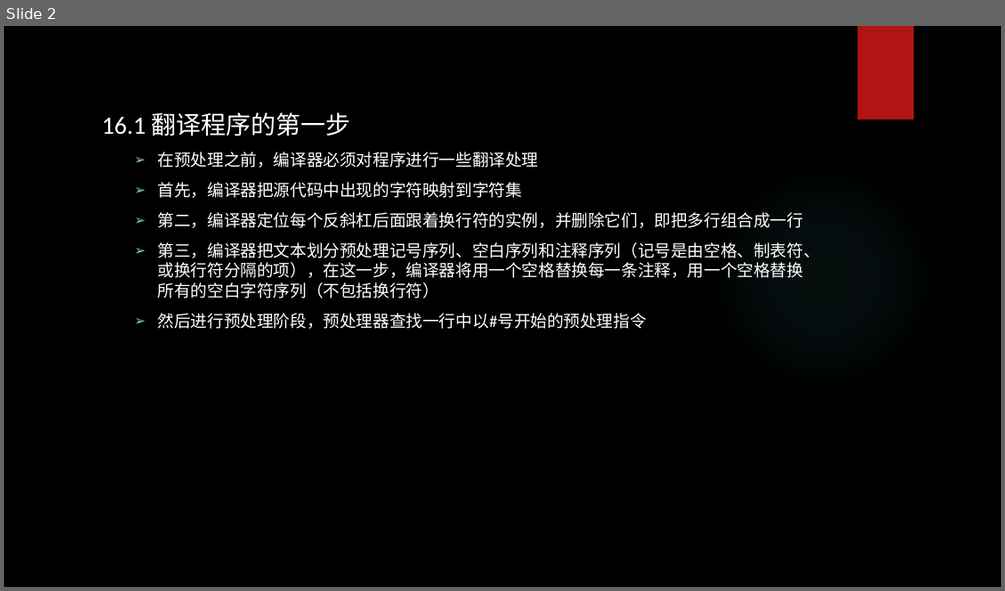
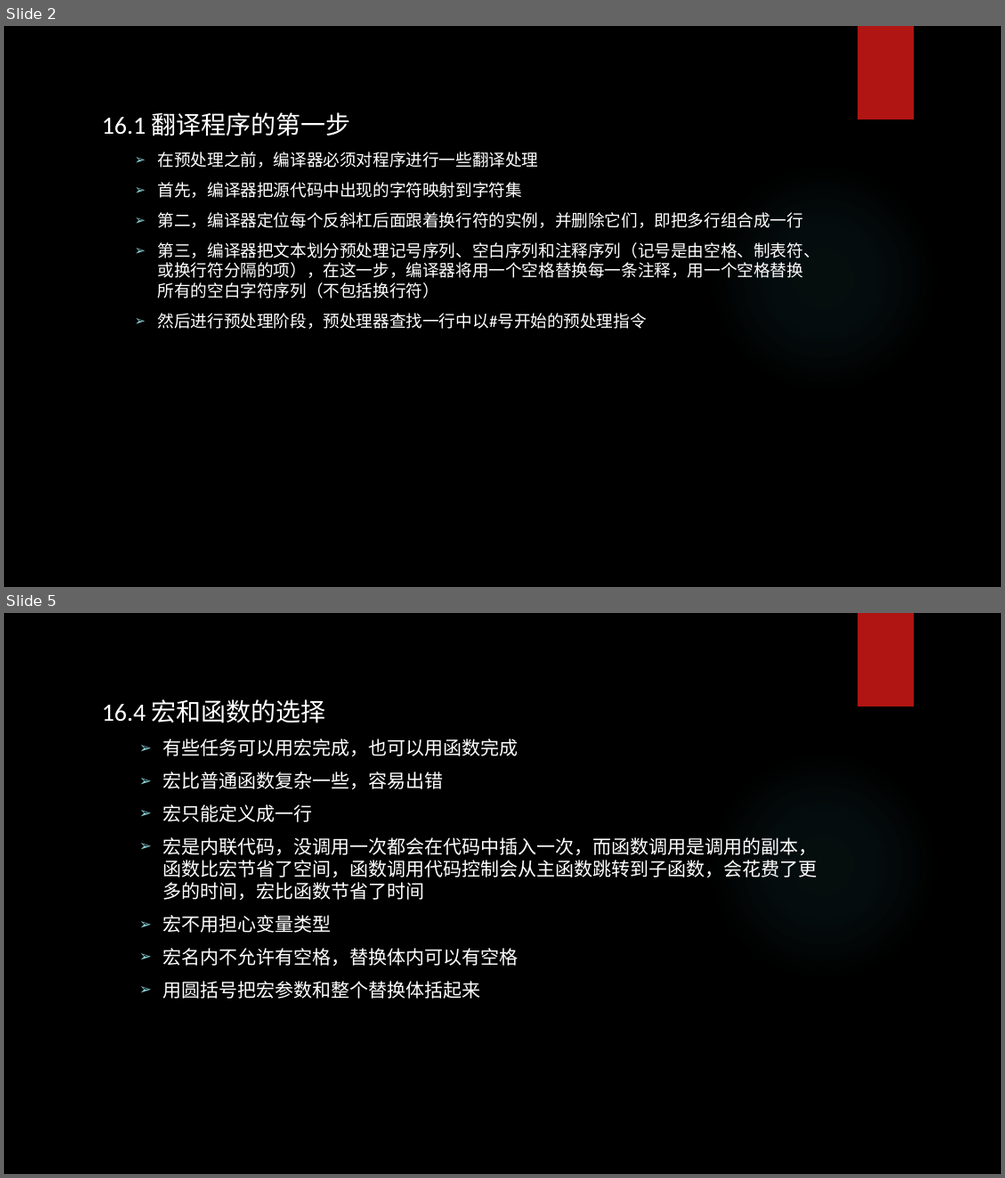
Before and after one commit to tsyin/c_ppt-code, a slide deck: PPT/16 C预处理器和C库.pptx. Shown one above the other, each under a label of ours: slide 2 before the commit, slides 2 and 5 after it; the slides between them are not shown. The pictures are 1005x591 and 1005x1178 pixels, drawn with LibreOffice and Linux fonts; fonts in the diff are those of the drawing; background and template pictures are left out. Boxes give left, top, right and bottom in pixels: in the first picture for what was removed or moved away, otherwise in the second. Text is boxed around its words. In the diff, an @@ line names an element or a change of style, - is before the commit and + after.

```diff
--- a/PPT/16 C预处理器和C库.pptx
+++ b/PPT/16 C预处理器和C库.pptx
@@ slide 5 added at [4, 613, 1001, 1174], background picture (left out); not listed: 2 template elements that a slide beside it also shows @@
@@ text added at [102, 699, 817, 998], 18 pt, text #FFFFFF @@
+16.4 宏和函数的选择
+  ➢ 有些任务可以用宏完成，也可以用函数完成
+  ➢ 宏比普通函数复杂一些，容易出错
+  ➢ 宏只能定义成一行
+  ➢ 宏是内联代码，没调用一次都会在代码中插入一次，而函数调用是调用的副本，函数比宏节省了空间，函数调用代码控制会从主函数跳转到子函数，会花费了更多的时间，宏比函数节省了时间
+  ➢ 宏不用担心变量类型
+  ➢ 宏名内不允许有空格，替换体内可以有空格
+  ➢ 用圆括号把宏参数和整个替换体括起来
```
Also in this commit, not shown: 1 slide changed, 4 other slides added.
